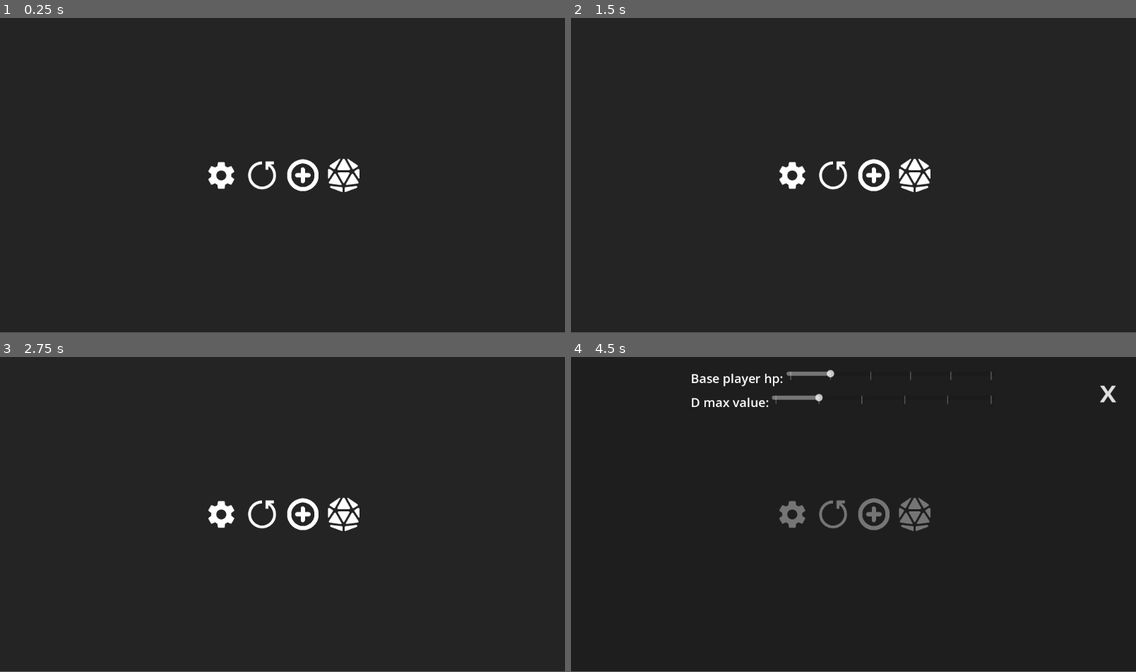
Above: before the commit, frames 1-4 (two rows, left to right).
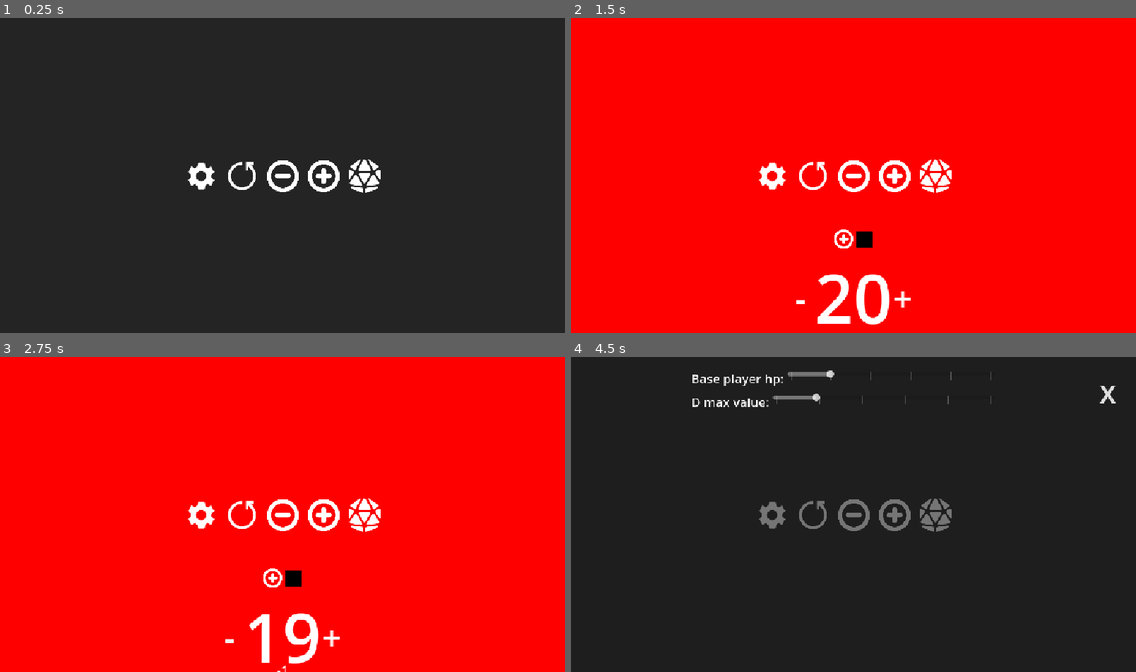
Above: after the commit, the same moments.

Repository: q3vub1h/hp_meter
Game: Godot game, scene res://scene/main.tscn
Two runs of this game, one before a commit and one after it. Both use one fixed random seed, a clock stepped at 60 frames per second and the inputs below.
Inputs (mouse positions are in pixels of both pictures, inside the frame that each line leads up to; where the layout moved, square brackets give the same spot in the first picture):
- Up to frame 1 (0.25 s): no input
- Up to frame 2 (1.5 s): click (893, 175) [876, 175] at 0.5 s; click (876, 238) at 1.25 s, where only the run before the commit has a clickable "x"
- Up to frame 3 (2.75 s): click (254, 634) at 2 s, where only the run after the commit has a clickable "-"
- Up to frame 4 (4.5 s): click (881, 634) at 2.75 s, where only the run after the commit has a clickable "+"; click (853, 514) at 3.52 s; click (774, 514) [791, 514] at 4.25 s
In our replay, the window is 800x446 before the commit and 800x447 after it. These sizes can differ from the game's own. Grey fills any space a smaller window leaves; there, only what the larger window draws over its background counts as a difference.

The runs differ from the first frame. In frame 1, 1.9% of the frame differs, in the area x 33-68%, y 44-56%; in frame 2, 100%; in frame 3, 100%, in the area x 0-100%, y 0-100%; in frame 4, 2.3%.

Commit message:
player delete logic changes settings range changes delete plr btn and add it to main panel

Diff:
--- a/project.godot
+++ b/project.godot
@@ -49,7 +49,7 @@
 window/size/viewport_height=603
 window/size/mode=2
 window/size/always_on_top=true
-window/stretch/mode="viewport"
+window/stretch/mode="canvas_items"
 window/vsync/vsync_mode=0
 
 [filesystem]
--- a/scene/main.tscn
+++ b/scene/main.tscn
@@ -6,6 +6,7 @@
 [ext_resource type="Texture2D" uid="uid://x5hbkttshwrr" path="res://assets/settings.png" id="3_0ha60"]
 [ext_resource type="Texture2D" uid="uid://q0i3dfsd3yf5" path="res://assets/reset.png" id="4_4j5ol"]
 [ext_resource type="Texture2D" uid="uid://diaklpvyo86jl" path="res://assets/add.png" id="5_p1hux"]
+[ext_resource type="Texture2D" uid="uid://cxej3wqfoifgf" path="res://assets/minus.png" id="6_b5f6u"]
 [ext_resource type="Texture2D" uid="uid://bltgs2kab876n" path="res://assets/d20.png" id="6_of57s"]
 
 [sub_resource type="ShaderMaterial" id="ShaderMaterial_brvut"]
@@ -84,6 +85,15 @@
 flat = true
 icon_alignment = 1
 
+[node name="del_player" type="Button" parent="control_panel"]
+clip_contents = true
+custom_minimum_size = Vector2(72, 72)
+layout_mode = 2
+icon = ExtResource("6_b5f6u")
+flat = true
+icon_alignment = 1
+expand_icon = true
+
 [node name="add_player" type="Button" parent="control_panel"]
 clip_contents = true
 custom_minimum_size = Vector2(72, 72)
@@ -111,5 +121,6 @@
 [connection signal="file_selected" from="load_icon" to="." method="_on_load_icon_file_selected"]
 [connection signal="pressed" from="control_panel/setts" to="." method="_on_setts_pressed"]
 [connection signal="pressed" from="control_panel/reset" to="." method="_on_reset_pressed"]
+[connection signal="pressed" from="control_panel/del_player" to="." method="_on_del_player_pressed"]
 [connection signal="pressed" from="control_panel/add_player" to="." method="_on_add_player_pressed"]
 [connection signal="pressed" from="control_panel/d" to="." method="_on_d_pressed"]
--- a/scene/player.tscn
+++ b/scene/player.tscn
@@ -70,15 +70,6 @@
 flat = true
 edit_alpha = false
 
-[node name="del_btn" type="Button" parent="v/control_btns"]
-self_modulate = Color(1, 0, 0, 1)
-custom_minimum_size = Vector2(39, 39)
-layout_mode = 2
-theme_override_constants/outline_size = 12
-theme_override_font_sizes/font_size = 30
-text = "x"
-flat = true
-
 [node name="h" type="HBoxContainer" parent="v"]
 layout_mode = 2
 alignment = 1
@@ -87,7 +78,13 @@
 custom_minimum_size = Vector2(40, 0)
 layout_mode = 2
 size_flags_horizontal = 3
+theme_override_colors/font_color = Color(1, 1, 1, 1)
+theme_override_colors/font_focus_color = Color(1, 1, 1, 1)
+theme_override_colors/font_pressed_color = Color(1, 1, 1, 1)
+theme_override_font_sizes/font_size = 64
+text = "-"
 flat = true
+alignment = 0
 
 [node name="hp" type="Label" parent="v/h"]
 layout_mode = 2
@@ -103,7 +100,13 @@
 custom_minimum_size = Vector2(40, 0)
 layout_mode = 2
 size_flags_horizontal = 3
+theme_override_colors/font_color = Color(1, 1, 1, 1)
+theme_override_colors/font_focus_color = Color(1, 1, 1, 1)
+theme_override_colors/font_pressed_color = Color(1, 1, 1, 1)
+theme_override_font_sizes/font_size = 64
+text = "+"
 flat = true
+alignment = 2
 
 [node name="hp_changes" type="Label" parent="."]
 layout_mode = 1
@@ -122,9 +125,9 @@
 wait_time = 1.5
 one_shot = true
 
+[connection signal="visibility_changed" from="." to="." method="_on_visibility_changed"]
 [connection signal="pressed" from="v/control_btns/icon" to="." method="_on_texture_button_pressed"]
 [connection signal="color_changed" from="v/control_btns/plr_color_picker" to="." method="_on_plr_color_picker_color_changed"]
-[connection signal="pressed" from="v/control_btns/del_btn" to="." method="_on_del_btn_pressed"]
 [connection signal="pressed" from="v/h/minus" to="." method="_on_minus_pressed"]
 [connection signal="pressed" from="v/h/plus" to="." method="_on_plus_pressed"]
 [connection signal="timeout" from="hp_off_timer" to="." method="_on_hp_off_timer_timeout"]
--- a/scene/settings.tscn
+++ b/scene/settings.tscn
@@ -38,6 +38,8 @@
 [node name="s" type="HSlider" parent="v/base_plr_hp,2"]
 layout_mode = 2
 size_flags_horizontal = 3
+min_value = 1.0
+max_value = 99.0
 value = 20.0
 rounded = true
 allow_greater = true
@@ -59,6 +61,7 @@
 [node name="s" type="HSlider" parent="v/d_max_value,2"]
 layout_mode = 2
 size_flags_horizontal = 3
+min_value = 2.0
 value = 20.0
 rounded = true
 allow_greater = true
--- a/script/global.gd
+++ b/script/global.gd
@@ -7,6 +7,7 @@
 var plr_count:int = 0:
 	set(nv):
 		plr_count=nv
+		S.plr_count_changed.emit(plr_count)
 		main.get_node("bg").material.set_shader_parameter("num_colors",plr_count)
 
 var base_plr_hp:int = 20
--- a/script/main.gd
+++ b/script/main.gd
@@ -65,7 +65,10 @@
 		p.set_hp(G.base_plr_hp)
 
 func _on_add_player_pressed()->void:
-	show_hidden_plr()
+	add_plr()
+
+func _on_del_player_pressed() -> void:
+	delete_plr()
 
 func _on_d_pressed() -> void:
 	var s:Button = $control_panel/d
@@ -76,19 +79,20 @@
 
 ### FUNCTIONS
 
-func show_hidden_plr()->void:
+func add_plr()->void:
 	for i:PathFollow2D in $path.get_children():
 		if i.visible==false:
 			i.show()
 			G.plr_count+=1
-			S.plr_count_changed.emit(G.plr_count)
 			recalc_circle()
 			return
 
-func has_hidden_plr()->bool:
-	for i in $path.get_children():
-		if i.visible==false: return true
-	return false
+func delete_plr()->void:
+	var last_visible_child = _get_last_visible_child($path)
+	if last_visible_child!=null:
+		G.plr_count-=1
+		last_visible_child.hide()
+		S.plr_deleted.emit()
 
 func recalc_circle()->void:
 	var progress_ratio:float = 1/float(G.plr_count)
@@ -98,3 +102,13 @@
 		if pf.visible==false:continue
 		pf.progress_ratio = progress_ratio*plr_count
 		plr_count+=1
+
+func _get_last_visible_child(node:Node):
+	var visible_children = []
+	for child in node.get_children():
+		if child.visible:
+			visible_children.append(child)
+
+	if visible_children.size() > 0:
+		return visible_children[-1]
+	return null
--- a/script/player.gd
+++ b/script/player.gd
@@ -5,8 +5,12 @@
 
 var hp_changes:int = 0
 
-func _ready() -> void:
-	S.plr_added.emit(self)
+func _on_visibility_changed() -> void:
+	if visible==true:
+		S.plr_added.emit(self)
+		set_hp(G.base_plr_hp)
+	else:
+		S.plr_deleted.emit(self)
 
 func _on_texture_button_pressed() -> void:
 	var popup:FileDialog = G.main.get_node("load_icon")
@@ -34,13 +38,6 @@
 	hp=i
 	$v/h/hp.text=str(hp)
 
-func _on_del_btn_pressed() -> void:
-	G.plr_count-=1
-	S.plr_count_changed.emit(G.plr_count)
-	var last_visible_child = _get_last_visible_child(G.main.get_node("path"))
-	last_visible_child.hide()
-	S.plr_deleted.emit()
-
 func _on_plr_color_picker_color_changed(color: Color) -> void:
 	var bg_mat:ShaderMaterial = G.main.get_node("bg").material
 	var cur_colors:PackedColorArray = bg_mat.get_shader_parameter("colors")
@@ -54,13 +51,3 @@
 func _on_hp_off_timer_timeout() -> void:
 	hp_changes=0
 	$hp_changes.hide()
-
-func _get_last_visible_child(node:Node):
-	var visible_children = []
-	for child in node.get_children():
-		if child.visible:
-			visible_children.append(child)
-
-	if visible_children.size() > 0:
-		return visible_children[-1]
-	return null
Binary file added: assets/minus.png
Not shown, added: assets/minus.png.import
Not shown: 1 places in scene/main.tscn that only renumber resources
Not shown, added: scr_19_01_2026_10_50_39.png.import
Not shown, added: scr_19_01_2026_10_50_56.png.import
Not shown, added: scr_19_01_2026_10_51_13.png.import
